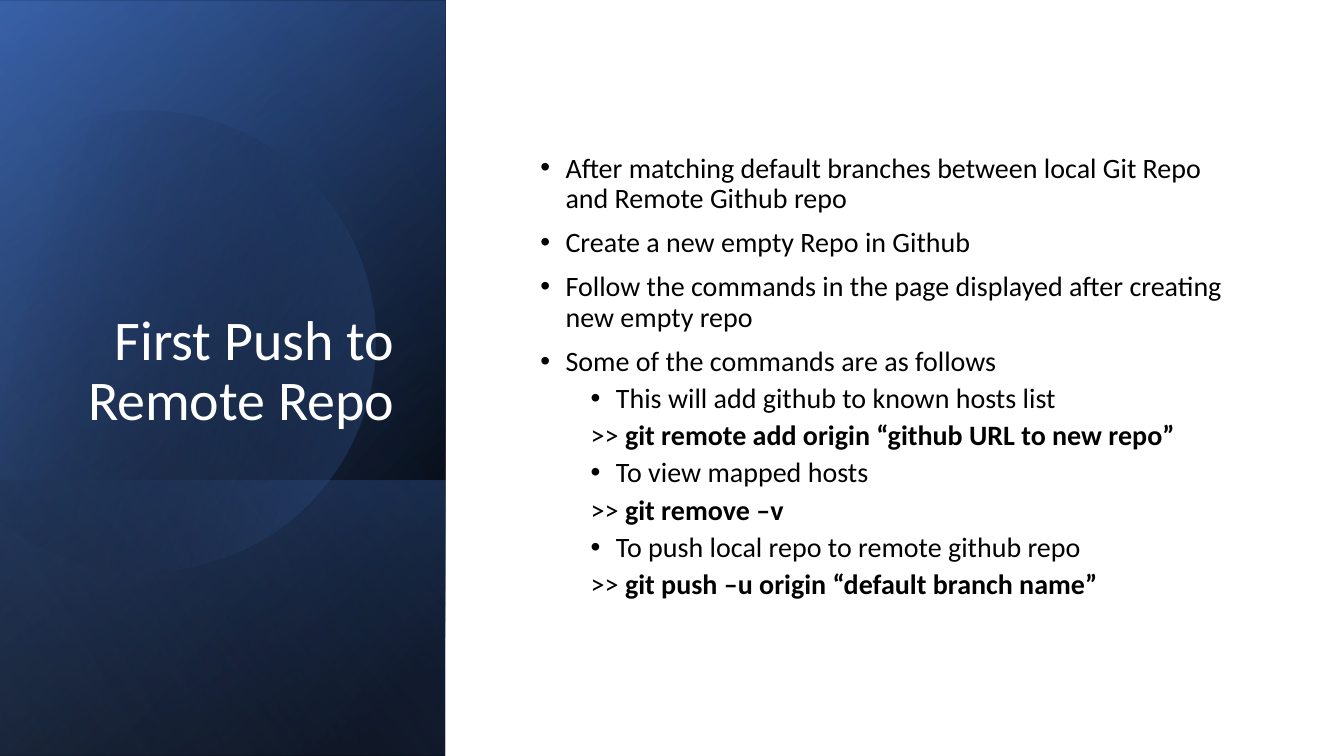
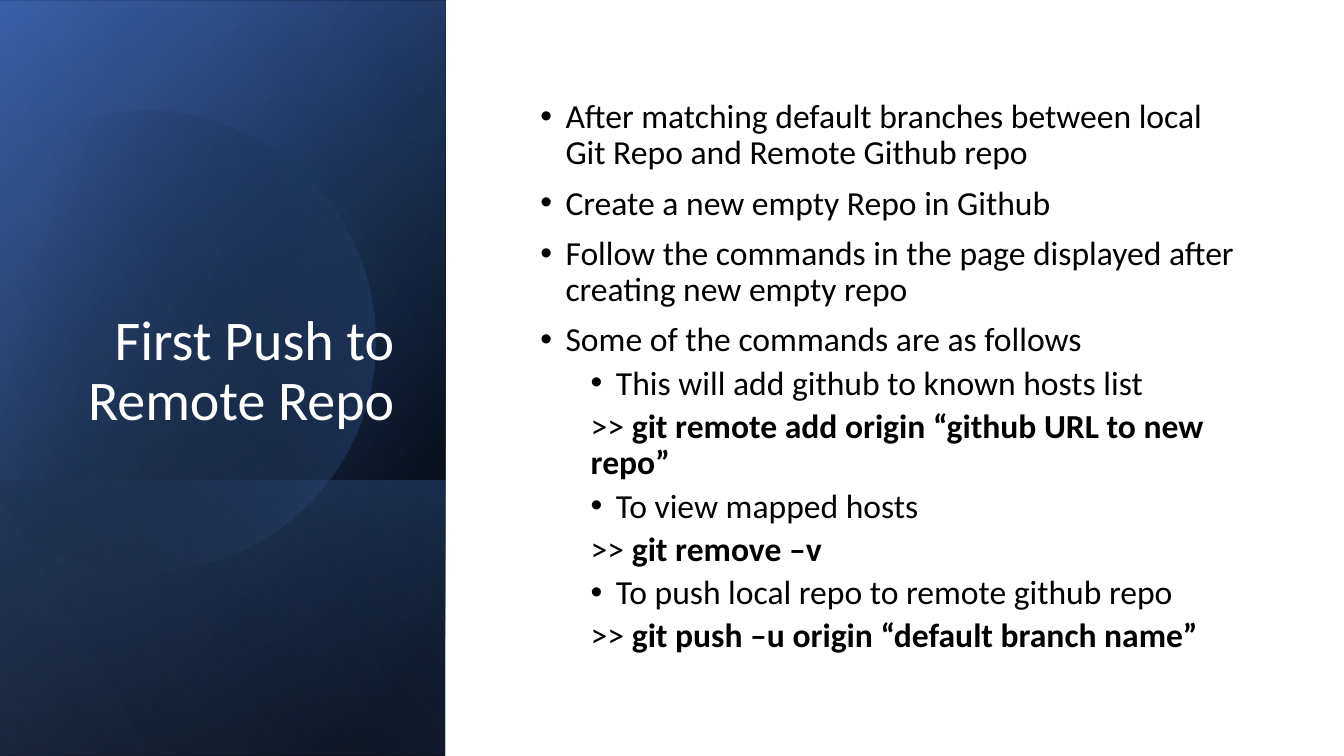
Before and after one commit to SalmanAli-W/GIT-PPT, a slide deck: slide 43 of GIT.pptx. Drawn at 1344x756 pixels with LibreOffice and Linux fonts; fonts in the diff are those of the drawing. Boxes give left, top, right and bottom in pixels: in the first picture for what was removed or moved away, otherwise in the second. Text is boxed around its words. In the diff, an @@ line names an element or a change of style, - is before the commit and + after.

```diff
--- a/GIT.pptx
+++ b/GIT.pptx
@@ text "After matching default branches between ..." at [566,104,1234,653]: size 20 to 24 pt @@
```
